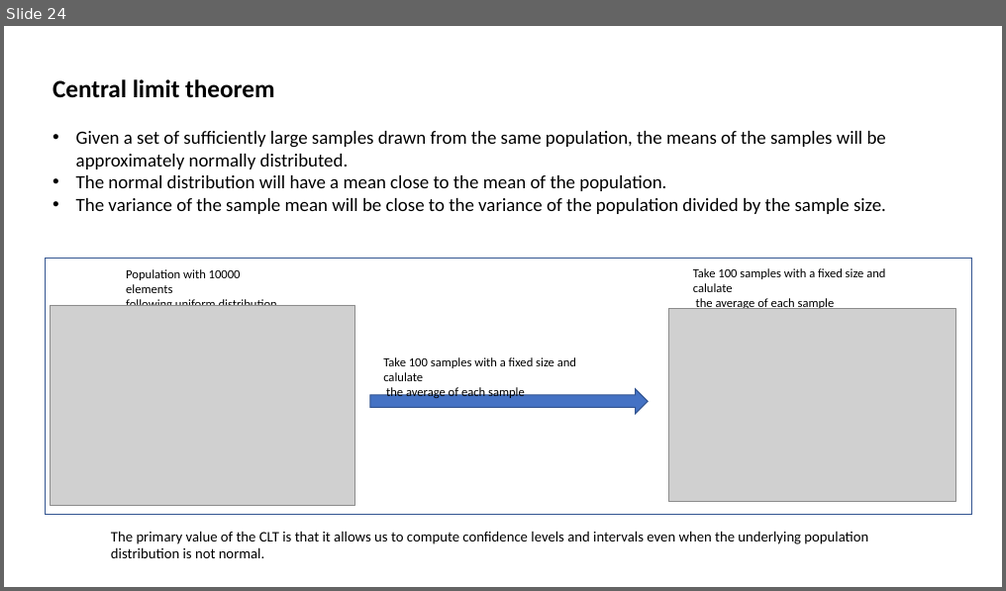
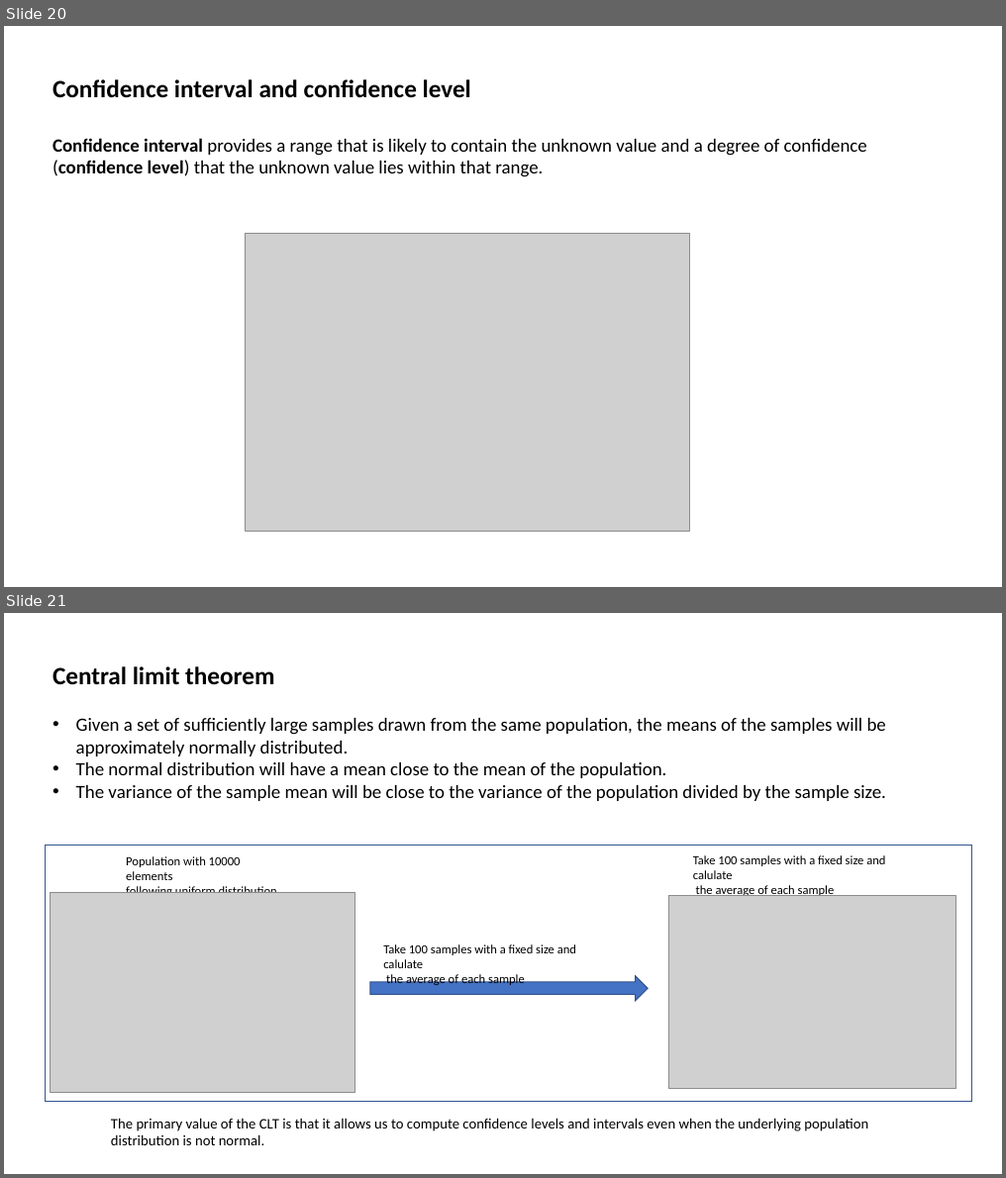
Before and after one commit to MarcoCalbucci/DataAnalytics, a slide deck: Probability_Statistics/Probability_Statistics_intro.pptx. Shown one above the other, each under a label of ours: slide 24 before the commit, slides 20 and 21 after it. The pictures are 1006x591 and 1006x1178 pixels, drawn with LibreOffice and Linux fonts; fonts in the diff are those of the drawing; grey boxes stand for pictures. Boxes give left, top, right and bottom in pixels: in the first picture for what was removed or moved away, otherwise in the second. Text is boxed around its words. In the diff, an @@ line names an element or a change of style, - is before the commit and + after.

```diff
--- a/Probability_Statistics/Probability_Statistics_intro.pptx
+++ b/Probability_Statistics/Probability_Statistics_intro.pptx
@@ slide 20 added at (x1=4, y1=26, x2=1002, y2=587), background #FFFFFF @@
@@ text added at (x1=53, y1=79, x2=867, y2=177), 18 pt, text #000000 @@
+Confidence interval and confidence level
+Confidence interval provides a range that is likely to contain the unknown value and a degree of confidence (confidence level) that the unknown value lies within that range.
@@ picture added at (x1=245, y1=233, x2=690, y2=531) @@
@@ what was slide 24 is now slide 21 @@
```
Also in this commit, not shown: 2 slides changed, 1 other slide added, 3 slides removed, 9 other files.
